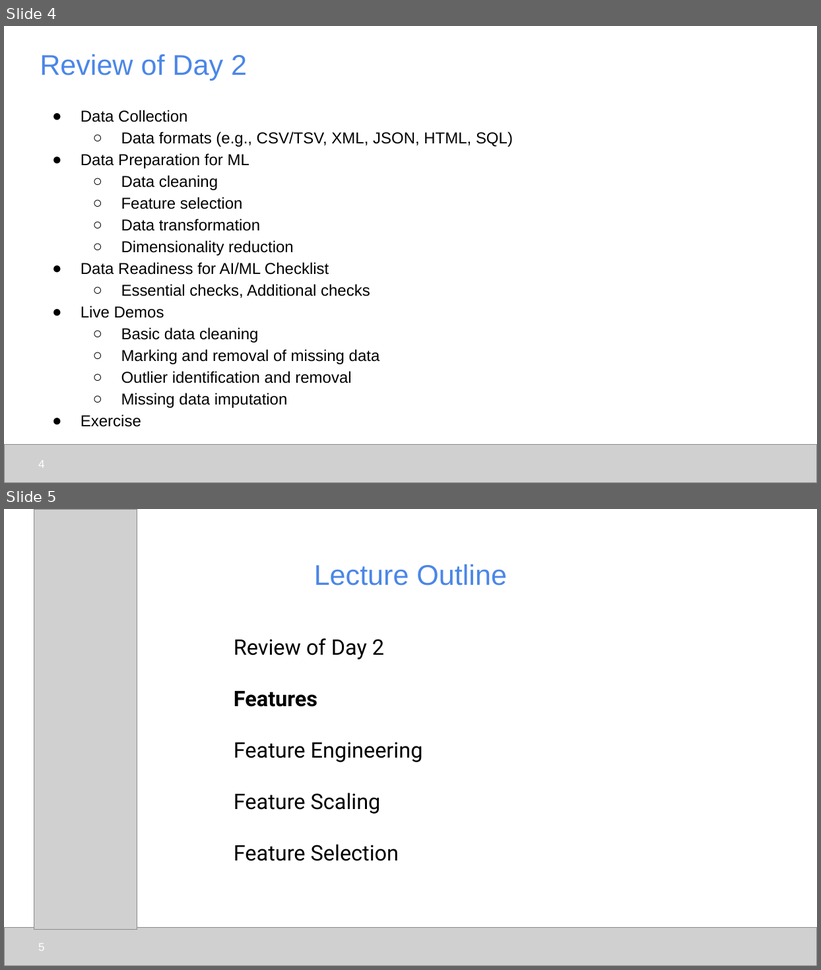
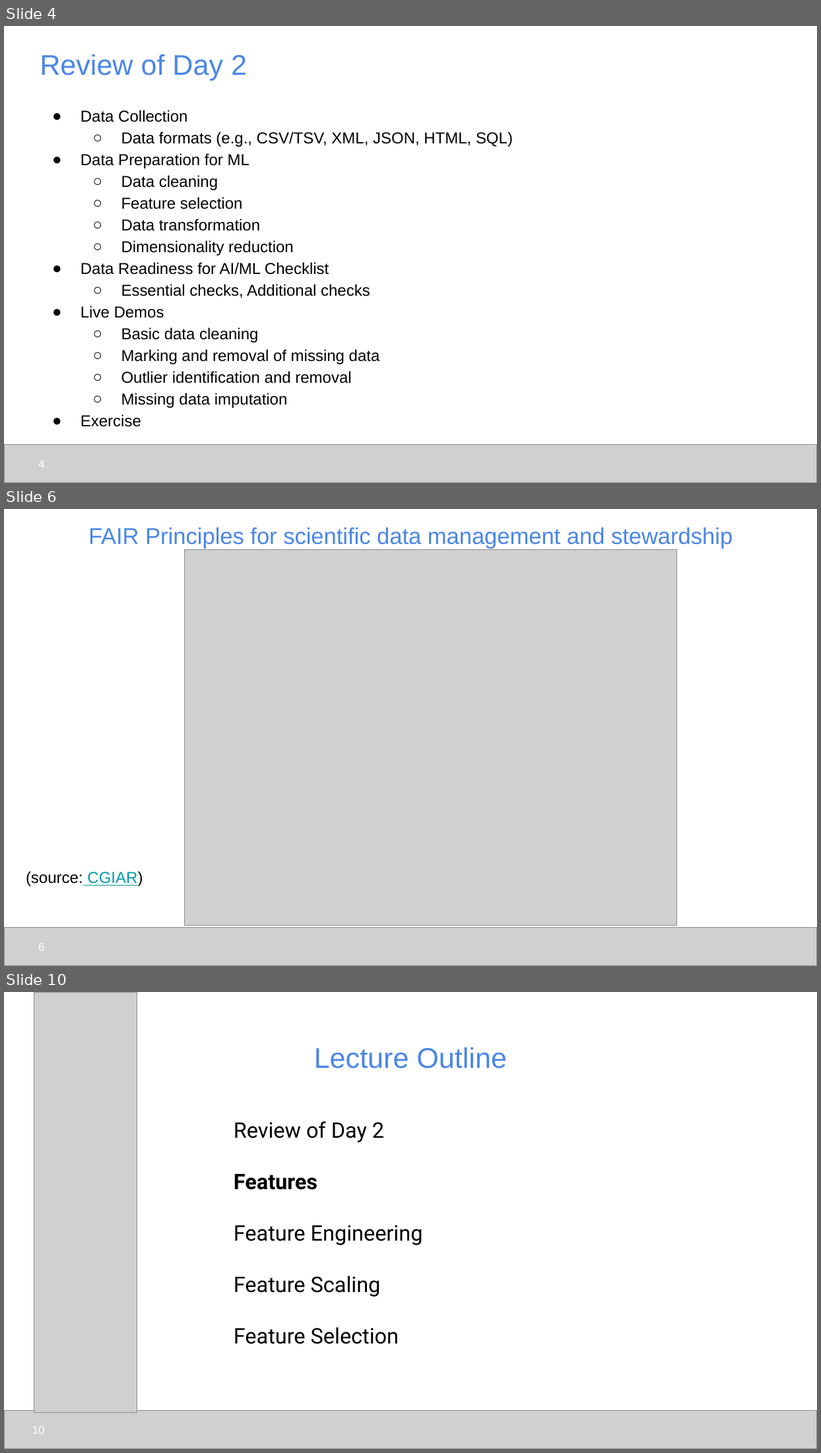
Before and after one commit to udel-cbcb/al_ml_workshop, a slide deck: Day_3/Lectures/Day_3_Lecture_Feature_Engineering_Scaling_Selection.pptx. Shown one above the other, each under a label of ours: slides 4 and 5 before the commit, slides 4, 6 and 10 after it; the slides between them are not shown. The pictures are 821x970 and 821x1453 pixels, drawn with LibreOffice and Linux fonts; fonts in the diff are those of the drawing; grey boxes stand for pictures. Boxes give left, top, right and bottom in pixels: in the first picture for what was removed or moved away, otherwise in the second. Text is boxed around its words. In the diff, an @@ line names an element or a change of style, - is before the commit and + after.

```diff
--- a/Day_3/Lectures/Day_3_Lecture_Feature_Engineering_Scaling_Selection.pptx
+++ b/Day_3/Lectures/Day_3_Lecture_Feature_Engineering_Scaling_Selection.pptx
@@ slide 6 added at [4, 509, 817, 966], background #FFFFFF @@
@@ title added at [88, 527, 733, 549], 20.2 pt, text #4A86E8 @@
+FAIR Principles for scientific data management and stewardship
@@ picture added at [185, 550, 677, 926] @@
@@ text added at [26, 871, 143, 887], 14 pt, text #000000 @@
+(source: CGIAR)
@@ picture added at [4, 927, 817, 966] @@
@@ page number added at [38, 943, 45, 951], 10 pt, text #FFFFFF @@
+6
@@ what was slide 5 is now slide 10 @@
@@ page number at [32, 1426, 45, 1434]: text changed @@
-5
+10
```
Also in this commit, not shown: 1 slide changed, 4 other slides added, 1 slide removed, 14 other files.
